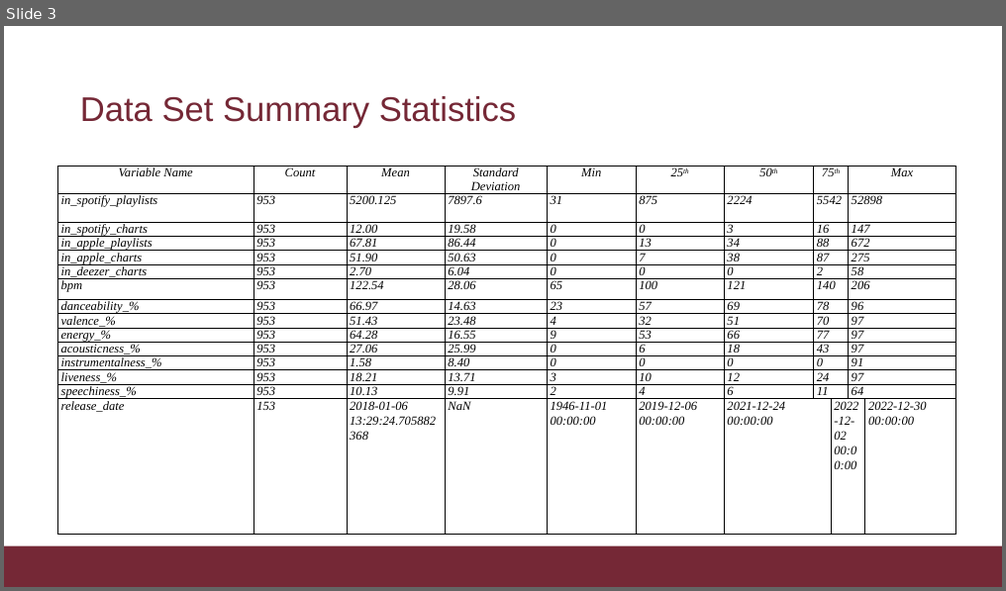
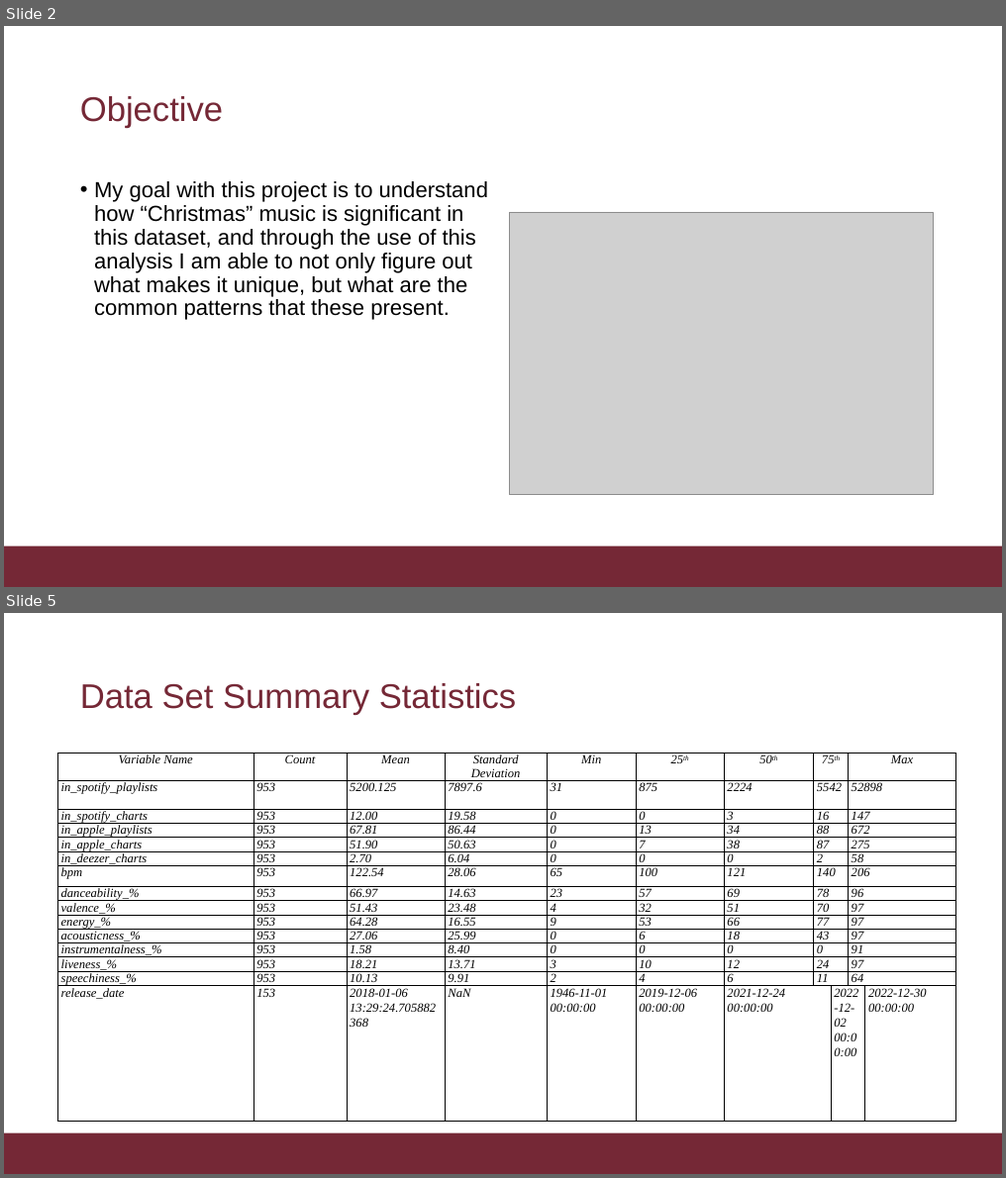
Before and after one commit to ToshiroHJJZ/DS_Final_Project, a slide deck: Spotify Dataset Analisys.pptx. Shown one above the other, each under a label of ours: slide 3 before the commit, slides 2 and 5 after it; the slides between them are not shown. The pictures are 1006x591 and 1006x1178 pixels, drawn with LibreOffice and Linux fonts; fonts in the diff are those of the drawing; grey boxes stand for pictures; background and template pictures are left out. Boxes give left, top, right and bottom in pixels: in the first picture for what was removed or moved away, otherwise in the second. Text is boxed around its words. In the diff, an @@ line names an element or a change of style, - is before the commit and + after.

```diff
--- a/Spotify Dataset Analisys.pptx
+++ b/Spotify Dataset Analisys.pptx
@@ slide 2 added at box(4, 26, 1002, 587), background #FFFFFF; not listed: 1 template element that a slide beside it also shows @@
@@ title added at box(80, 96, 223, 128), 33 pt, text #752836 @@
+Objective
@@ text added at box(94, 181, 488, 320), 21 pt, text #000000 @@
+• My goal with this project is to understand how “Christmas” music is significant in this dataset, and through the use of this analysis I am able to not only figure out what makes it unique, but what are the common patterns that these present.
@@ picture added at box(509, 212, 934, 495) @@
@@ what was slide 3 is now slide 5 @@
```
Also in this commit, not shown: 3 slides changed, 3 other slides added.
